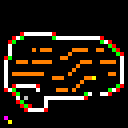
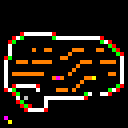
Before/after of a 128px x 128px layered artwork. What changed in the layer stack:
painted on "Layer 10" over (40, 48, 88, 80)
